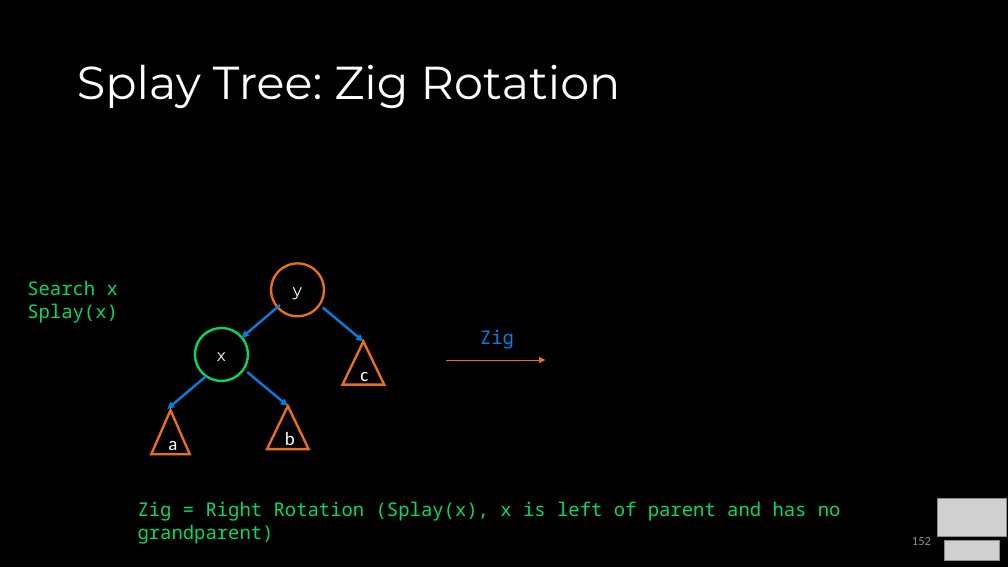
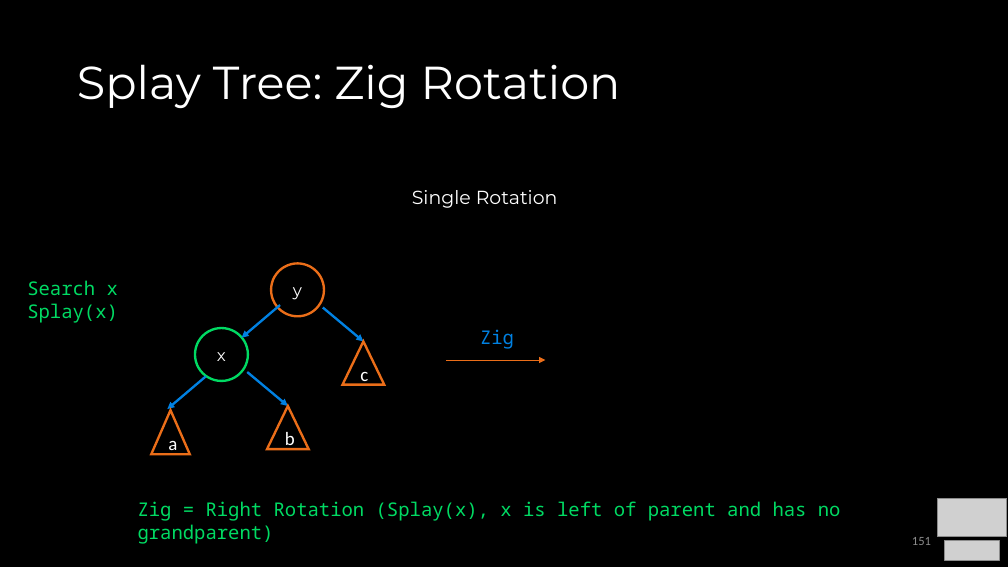
Before and after one commit to COP3530/Instructional-Content, a slide deck: slide 151 of Slides/Slides-PPT/4 - Balanced Trees.pptx (slide 152 before the commit). Drawn at 1008x567 pixels with LibreOffice and Linux fonts; fonts in the diff are those of the drawing; grey boxes stand for pictures. Boxes give left, top, right and bottom in pixels: in the first picture for what was removed or moved away, otherwise in the second. Text is boxed around its words. In the diff, an @@ line names an element or a change of style, - is before the commit and + after.

```diff
--- a/Slides/Slides-PPT/4 - Balanced Trees.pptx
+++ b/Slides/Slides-PPT/4 - Balanced Trees.pptx
@@ text added at (412,190,558,208), 18 pt, text #FFFFFF @@
+Single Rotation
@@ page number at (912,537,931,545): text changed @@
-152
+151
```
Also in this commit, not shown: 18 other slides changed, 1 slide removed, 1 other file.
